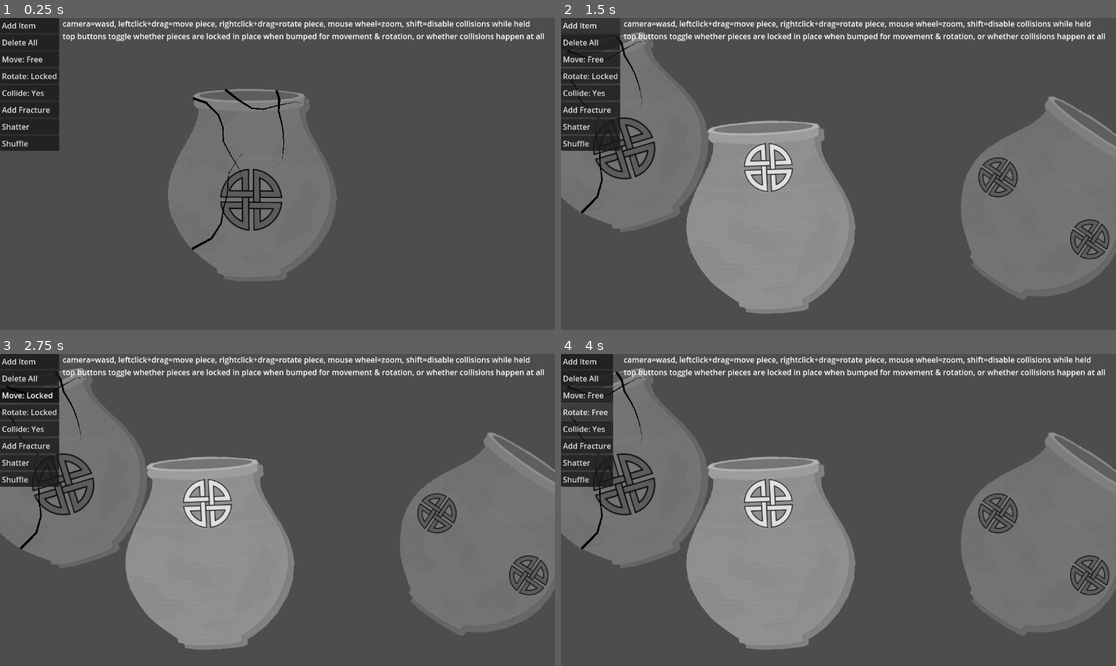
Above: before the commit, frames 1-4 (two rows, left to right).
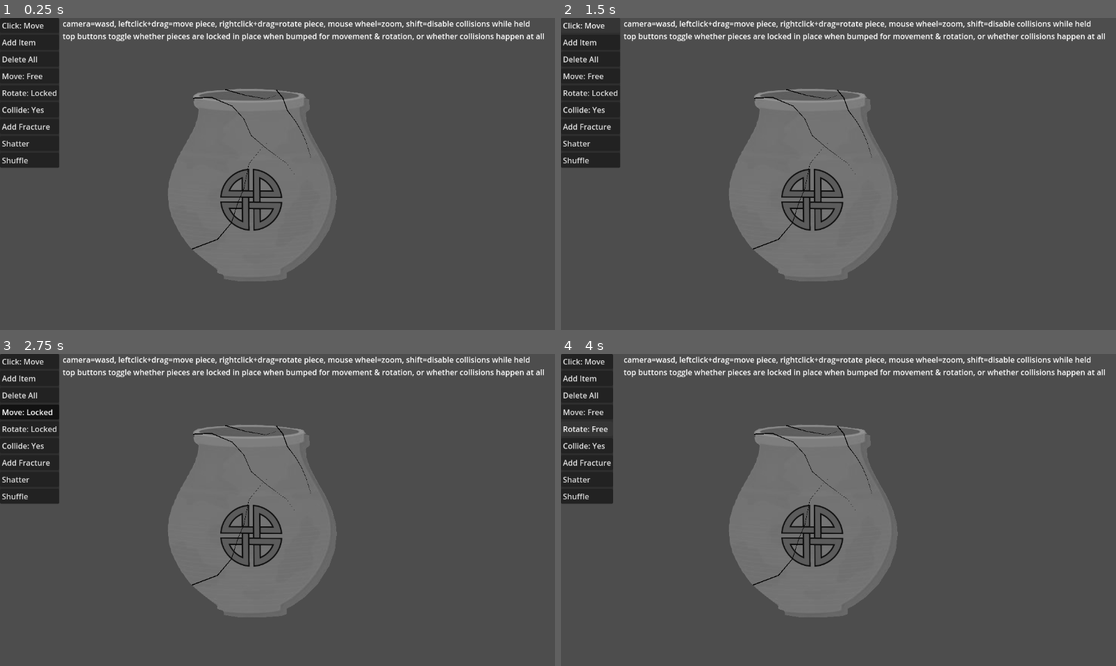
Above: after the commit, the same moments.

Repository: feyrkh/Exploratory
Game: Godot game, scene res://CleaningTable.tscn
Same seed, same stepped clock (60 frames per second), same inputs: the game is played once before the commit and once after it.
Inputs (mouse positions are in pixels of both pictures, inside the frame that each line leads up to):
- Up to frame 1 (0.25 s): no input
- Up to frame 2 (1.5 s): click (588, 24) at 0.5 s, where only the run after the commit has a clickable "Click: Move"; click (588, 24) at 1.25 s, where only the run after the commit has a clickable "Click: Glue"
- Up to frame 3 (2.75 s): click "Move: Free" at 2 s
- Up to frame 4 (4 s): click "Move: Locked" at 2.75 s; click "Rotate: Locked" at 3.5 s

The runs differ from the first frame. In frame 1, 1.7% of the frame differs, in the area x 0-57%, y 1-75%; in frame 2, 40%; in frame 3, 40%; in frame 4, 40%, in the area x 0-100%, y 1-95%.

Commit message:
Start of gluing thing together

Diff:
--- a/ArcheologyItem.gd
+++ b/ArcheologyItem.gd
@@ -15,7 +15,6 @@
 var reset_position = null
 
 const TOO_SMALL_POLYGON_AREA := 35
-const BREAK_WIDTH := 0.05
 
 # Length of all the edges in pixels, used for picking random spots on the edge
 var total_edge_length:float = 0
@@ -140,6 +139,10 @@
 	return collision.polygon[0]
 
 func _unhandled_input(event):
+	match Global.click_mode:
+		Global.ClickMode.move: handle_move_input(event)
+
+func handle_move_input(event):
 	if event is InputEventMouseButton:
 		#print("Clicked: ", event)
 		if hover_idx >= 0:
@@ -195,41 +198,16 @@
 		var desired_motion = drag_start_item - global_position + target_pos - drag_start_mouse
 		state.linear_velocity = desired_motion * 25
 	if target_rot != null:
-		#var direction
-		#if (global_rotation <= target_rot) and (target_rot - global_rotation < PI):
-		#	direction = 1
-		#elif (target_rot <= global_rotation) and (global_rotation - target_rot < PI):
-		#	direction = -1
-		#elif (global_rotation <= target_rot) and (target_rot - global_rotation < PI):
-		#	direction = -1
-		#elif (target_rot <= global_rotation) and (global_rotation - target_rot < PI):
-		#	direction = 1
-		#else:
-		#	direction = target_rot - global_rotation
-		#var actual_rot = rotate_start_item - global_rotation
-		#print("target: ", rad_to_deg(target_rot), ", actual: ", rad_to_deg(actual_rot))
-		#if target_rot < global_rotation:
-			#angular_velocity = -abs(target_rot - global_rotation) * 5
-			##print("Rot neg, ", global_rotation, " to ", target_rot)
-		#elif target_rot > global_rotation:
-			#angular_velocity = abs(target_rot - global_rotation) * 5
-			##print("Rot pos, ", global_rotation, " to ", target_rot)
-		#else:
-			#print("Reached position? ", global_rotation, " vs ", target_rot)		var item_center = to_global(center_of_mass)
 		var item_center = to_global(center_of_mass)
 		var mouse_cursor = get_global_mouse_position()
 		var angle_from_item_to_mouse = item_center.angle_to_point(mouse_cursor)
 		var offset_from_original_angle = angle_from_item_to_mouse - rotate_start_mouse
 		var distance_already_rotated = global_rotation - rotate_start_item
 		var distance_to_rotate = offset_from_original_angle - distance_already_rotated
-		#state.transform.origin += item_center - rotate_start_item_com_position
-		#rotate_start_item_com_position = to_global(center_of_mass)
 		if distance_to_rotate >= PI:
 			distance_to_rotate -= 2*PI
 		elif distance_to_rotate <= -PI:
 			distance_to_rotate += 2*PI
-		#print("item_center=%s, mouse_cursor=%s, angle_from_item_to_mouse=%s, offset_from_original_angle=%s, distance_already_rotated=%s, distance_to_rotate=%s" %
-		#[item_center, mouse_cursor, rad_to_deg(angle_from_item_to_mouse), rad_to_deg(offset_from_original_angle), rad_to_deg(distance_already_rotated), rad_to_deg(distance_to_rotate)])
 		target_rot = distance_to_rotate
 		while target_rot > PI:
 			target_rot -= PI
@@ -331,7 +309,7 @@
 	# expand our break path
 	# this doesn't work like I want it to, gonna write my own
 	#var break_poly := Geometry2D.offset_polyline(PackedVector2Array(break_path), 5, Geometry2D.JOIN_MITER, Geometry2D.END_JOINED)
-	var break_poly = MyGeom.inflate_polyline(break_path, BREAK_WIDTH)
+	var break_poly = MyGeom.inflate_polyline(break_path, Global.shatter_width)
 	# intersect our break path with our existing polygon
 	var clipped_polygons = Geometry2D.clip_polygons(collision.polygon, break_poly)
 	for poly in clipped_polygons:
@@ -353,155 +331,6 @@
 	refresh_polygon()
 	shattering_in_progress = true
 
-func try_shatter_old():
-	var pts := polygon.polygon
-	var cur_edge_start := pts[0]
-	var cur_edge_end := cur_edge_start
-	var fragment_edge_idx_start
-	var fragment_edge_offset_start
-	var fragment_edge_idx_end
-	var fragment_edge_offset_end
-	var scar_intersection
-	var first_scar
-	var second_scar
-	var scar1_from_end:bool
-	var scar2_from_end:bool
-	var covered_scar1_pts
-	var covered_scar2_pts
-
-	# Loop over all edges
-	var edge_count = pts.size()
-	for i in range(edge_count):
-		if scar_intersection != null: break
-		cur_edge_start = pts[i]
-		cur_edge_end = pts[(i+1) % edge_count]
-		# If the current edge intersects with any of the edges on any scar, this might be the start of a fragment
-		for scar in scars.get_children():
-			if scar_intersection != null: break
-			var intersections = scar.get_edge_intersections(cur_edge_start, cur_edge_end)
-			var intersections2
-			if intersections == null:
-				continue
-			if intersections.size() == 3:
-				print("Found a scar that intersects with the same edge twice: ", intersections)
-				first_scar = scar
-				print("Skipping for now")
-				continue
-			if intersections.size() == 2:
-				print("Found a scar that intersects with this edge ", i, " at ", intersections)
-				scar1_from_end = intersections[-1] == "end"
-				first_scar = scar
-				# one end of the scar touches the current edge of this item
-				# check all the edges starting with the current one, looking for other scars that intersect with this one
-				# We know we don't have to check any previous edges, because they would have caught this one
-				for j in range(i, edge_count):
-					if scar_intersection != null: break
-					for scar2 in scars.get_children():
-						if scar_intersection != null: break
-						var later_edge_start := pts[j]
-						var later_edge_end := pts[(j+1)%edge_count]
-						intersections2 = scar2.get_edge_intersections(later_edge_start, later_edge_end)
-						if intersections2 == null:
-							# the current scar2 doesn't intersect with this edge2, so try the next scar2
-							continue
-						if intersections2.size() == 2:
-							scar2_from_end = intersections2[-1] == "end"
-							# We have a scar2 that intersects with this edge, now check if it intersects with the first scar
-							# but skip it if this intersection is the same as the previous intersection
-							if intersections[0].distance_to(intersections2[0]) < 0.5:
-								print("Found an intersecting scar, but it looks like it's the same as the first one, skipping")
-								continue
-							print("Found a second intersecting scar, ", scar2, " at edge ", j, ", checking if it intersects with ", scar)
-							second_scar = scar2
-							scar_intersection = scar.intersect_scar(scar2, scar1_from_end, scar2_from_end)
-							if scar_intersection != null:
-								covered_scar1_pts = scar_intersection[1]
-								covered_scar2_pts = scar_intersection[2]
-								scar_intersection = scar_intersection[0]
-								print("Found an intersection with another scar at edge ", j, " with coords ", scar_intersection)
-								# if the scars intersect, then we have a fragment
-								fragment_edge_idx_start = i
-								fragment_edge_offset_start = intersections[0]
-								fragment_edge_idx_end = j
-								fragment_edge_offset_end = intersections2[0]
-								break
-						elif intersections2.size() == 3:
-							second_scar = scar2
-							scar_intersection = scar.intersect_scar(scar2, intersections[-1] == "end", intersections2[-1] == "end")
-							if scar_intersection != null:
-								covered_scar1_pts = scar_intersection[1]
-								covered_scar2_pts = scar_intersection[2]
-								scar_intersection = scar_intersection[0]
-								print("Found an intersection with another scar at edge ", j, " with coords ", scar_intersection)
-								# if the scars intersect, then we have a fragment
-								fragment_edge_idx_start = i
-								fragment_edge_offset_start = intersections[0]
-								fragment_edge_idx_end = j
-								fragment_edge_offset_end = intersections2[0]
-								break
-
-	if scar_intersection != null:
-		print("Found a scar intersection: ", scar_intersection)
-		# We found two scars that intersect, and the fragment_edge* fields should be set to point to the start and end
-		# endpoints around the edge of the current item, while the scar_intersection represents the internal points.
-		# From the POV of the original item, the internal points are in clockwise order, while from the POV of the new
-		# fragment they are in counterclockwise order, so we should reverse them when constructing the edge of the new
-		# fragment.
-		var my_new_polygon = []
-		var other_new_polygon = []
-		var working_on_original = true
-
-		# We need to delete the points that will disappear when the break is made
-		# The first element of scar_intersection is the edge endpoint the first scar
-		# The last element of scar_intersection is the edge endpoint of the second scar
-		first_scar.remove_line_segments(covered_scar1_pts, scar1_from_end)
-		second_scar.remove_line_segments(covered_scar2_pts, scar2_from_end)
-		#if !scar1_from_end:
-			## remove from the front
-			#while scar_intersection[0].distance_squared_to(first_scar.line.points[0]) >= 1:
-				#first_scar.line.points.remove_at(0)
-		#else:
-			## remove from the back
-			#while scar_intersection[0].distance_squared_to(first_scar.line.points[-1]) >= 1:
-				#first_scar.line.points.remove_at(-1)
-		#if !scar2_from_end:
-			## remove from the front
-			#while scar_intersection[-1].distance_squared_to(second_scar.line.points[0]) >= 1:
-				#second_scar.line.points.remove_at(0)
-		#else:
-			## remove from the back
-			#while scar_intersection[-1].distance_squared_to(second_scar.line.points[-1]) >= 1:
-				#second_scar.line.points.remove_at(-1)
-
-		working_on_original = true
-		for i in range(collision.polygon.size()):
-			if working_on_original:
-				if i == (fragment_edge_idx_start+1)%edge_count:
-					# We've reached the start of the fragment, append the internal fracture points, then continue accumulating edge
-					# points on the new polygon until we reach the endpoint
-					working_on_original = false
-					for pt in scar_intersection:
-						my_new_polygon.append(pt)
-						print("Orig (s): ", pt)
-				else:
-					my_new_polygon.append(collision.polygon[i])
-					print("Orig (o): ", collision.polygon[i])
-			if !working_on_original:
-				other_new_polygon.append(collision.polygon[i])
-				print("New (o): ", collision.polygon[i])
-				if i == fragment_edge_idx_end:
-					working_on_original = true
-					scar_intersection.reverse()
-					for pt in scar_intersection:
-						other_new_polygon.append(pt)
-						print("New (s): ", pt)
-		collision.polygon = my_new_polygon
-		clone(other_new_polygon)
-		shattering_in_progress = true
-		refresh_polygon()
-	else:
-		print("No scar intersections")
-
 func random_scar():
 	#var start_pos_idx = randi_range(0, collision.polygon.size() - 2)
 	#var start_pos = collision.polygon[start_pos_idx] + randf_range(0, 1) * (collision.polygon[(start_pos_idx+1)%collision.polygon.size()] - collision.polygon[start_pos_idx])
@@ -509,7 +338,7 @@
 	var end_pos = center
 	var len = start_pos.distance_to(end_pos)
 	#scar.generate_scar(collision.polygon, start_pos, randf_range(len/2, len*2), start_angle, 0, 1.0, 1.0)
-	specific_scar(start_pos, end_pos + Vector2.ONE.rotated(deg_to_rad(randf_range(0, 360))) * randf_range(len/3, len/2), PI/6, 0.1, 0.2)
+	specific_scar(start_pos, end_pos + Vector2.ONE.rotated(deg_to_rad(randf_range(0, 360))) * randf_range(len/2, len), PI/6, 0.1, 0.2)
 
 func specific_scar(start_pos:Vector2, end_pos:Vector2, max_deviation:float=0, min_segment_len:float=1.0, max_segment_len:float=1.0):
 	var start_angle = start_pos.angle_to_point(end_pos)
@@ -554,3 +383,30 @@
 		line.points = path_part
 		edge.add_child(line)
 		shard_edges.add_child(edge)
+
+func glue(other:ArcheologyItem):
+	for child in other.get_children():
+		if child is Polygon2D or child is CollisionPolygon2D:
+			var child_pos = child.global_position
+			var child_rot = child.global_rotation
+			other.remove_child(child)
+			add_child(child)
+			child.global_position = child_pos
+			child.global_rotation = child_rot
+		elif child.name == "ShardEdges":
+			for edge in child.get_children():
+				var edge_pos = edge.global_position
+				var edge_rot = edge.global_rotation
+				child.remove_child(edge)
+				shard_edges.add_child(edge)
+				edge.global_position = edge_pos
+				edge.global_rotation = edge_rot
+		elif child.name == "Scars":
+			for scar in child.get_children():
+				var scar_pos = scar.global_position
+				var scar_rot = scar.global_rotation
+				child.remove_child(scar)
+				scars.add_child(scar)
+				scar.global_position = scar_pos
+				scar.global_rotation = scar_rot
+	other.queue_free()
--- a/CleaningTable.gd
+++ b/CleaningTable.gd
@@ -2,6 +2,7 @@
 const CAMERA_MOVE_SPEED := 10
 const ZOOM_INCREMENT := Vector2(0.1, 0.1)
 @onready var camera:Camera2D = find_child("Camera2D")
+@onready var cursor_area:CursorArea = find_child("CursorArea")
 var collision_temp_disabled = false
 
 func _process(_delta):
@@ -10,6 +11,23 @@
 		camera.position += movement * CAMERA_MOVE_SPEED / camera.zoom.x
 
 func _unhandled_input(event):
+	handle_camera_input(event)
+	match Global.click_mode:
+		Global.ClickMode.move: handle_move_input(event)
+		Global.ClickMode.glue: handle_glue_input(event)
+
+func handle_glue_input(event):
+	if event.is_action_pressed("drag_start"):
+		# find all pieces under the cursor and glue them together
+		var pieces = cursor_area.get_overlaps()
+		if pieces.size() > 1:
+			print("Gluing ", pieces.size(), " pieces together")
+			var main_piece = pieces[0]
+			for i in range(1, pieces.size()):
+				main_piece.glue(pieces[i])
+
+
+func handle_camera_input(event):
 	if event.is_action("zoom_in"):
 		camera.zoom += ZOOM_INCREMENT
 		if camera.zoom.x > 4.0:
@@ -20,7 +38,9 @@
 		if camera.zoom.x < 0.2:
 			camera.zoom = Vector2(0.2, 0.2)
 		get_viewport().set_input_as_handled()
-	elif Global.collide == true and event.is_action_pressed("disable_collision"):
+
+func handle_move_input(event):
+	if Global.collide == true and event.is_action_pressed("disable_collision"):
 		print("Disabling collision ", self)
 		Global.collide = false
 		collision_temp_disabled = true
@@ -102,6 +122,11 @@
 		find_child("LockRotateButton").text = "Rotate: Locked"
 	else:
 		find_child("LockRotateButton").text = "Rotate: Free"
+	match Global.click_mode:
+		Global.ClickMode.move:
+			find_child("ClickModeButton").text = "Click: Move"
+		Global.ClickMode.glue:
+			find_child("ClickModeButton").text = "Click: Glue"
 
 
 func _on_add_fracture_button_pressed():
@@ -155,3 +180,13 @@
 func _on_delete_all_button_pressed():
 	for child in $Pieces.get_children():
 		child.queue_free()
+
+func _on_click_mode_pressed():
+	match Global.click_mode:
+		Global.ClickMode.move:
+			Global.click_mode = Global.ClickMode.glue
+		Global.ClickMode.glue:
+			Global.click_mode = Global.ClickMode.move
+		_:
+			Global.click_mode = Global.ClickMode.move
+	update_button_text()
--- a/CleaningTable.tscn
+++ b/CleaningTable.tscn
@@ -1,6 +1,10 @@
-[gd_scene load_steps=2 format=3 uid="uid://dsqjk8ggv547x"]
+[gd_scene load_steps=4 format=3 uid="uid://dsqjk8ggv547x"]
 
 [ext_resource type="Script" path="res://CleaningTable.gd" id="1_avayf"]
+[ext_resource type="Script" path="res://CursorArea.gd" id="2_018s2"]
+
+[sub_resource type="CircleShape2D" id="CircleShape2D_tahv2"]
+radius = 15.0
 
 [node name="CleaningTable" type="Node2D"]
 script = ExtResource("1_avayf")
@@ -20,6 +24,13 @@
 
 [node name="HBoxContainer" type="VBoxContainer" parent="CanvasLayer/PanelContainer"]
 layout_mode = 2
+
+[node name="ClickModeButton" type="Button" parent="CanvasLayer/PanelContainer/HBoxContainer"]
+layout_mode = 2
+focus_mode = 0
+text = "Mode: Move
+"
+alignment = 0
 
 [node name="AddNewButton" type="Button" parent="CanvasLayer/PanelContainer/HBoxContainer"]
 layout_mode = 2
@@ -79,6 +90,17 @@
 text = "camera=wasd, leftclick+drag=move piece, rightclick+drag=rotate piece, mouse wheel=zoom, shift=disable collisions while held
 top buttons toggle whether pieces are locked in place when bumped for movement & rotation, or whether collisions happen at all"
 
+[node name="CursorArea" type="Area2D" parent="."]
+collision_layer = 0
+collision_mask = 2
+input_pickable = false
+monitorable = false
+script = ExtResource("2_018s2")
+
+[node name="CollisionShape2D" type="CollisionShape2D" parent="CursorArea"]
+shape = SubResource("CircleShape2D_tahv2")
+
+[connection signal="pressed" from="CanvasLayer/PanelContainer/HBoxContainer/ClickModeButton" to="." method="_on_click_mode_pressed"]
 [connection signal="pressed" from="CanvasLayer/PanelContainer/HBoxContainer/AddNewButton" to="." method="_on_add_new_button_pressed"]
 [connection signal="pressed" from="CanvasLayer/PanelContainer/HBoxContainer/DeleteAllButton" to="." method="_on_delete_all_button_pressed"]
 [connection signal="pressed" from="CanvasLayer/PanelContainer/HBoxContainer/FreezeButton" to="." method="_on_freeze_button_pressed"]
--- /dev/null
+++ b/CursorArea.gd
@@ -0,0 +1,9 @@
+extends Area2D
+class_name CursorArea
+
+func _process(delta):
+	global_position = get_global_mouse_position()
+
+func get_overlaps() -> Array[Node2D]:
+	return get_overlapping_bodies()
+	#return overlapping_bodies.keys()
--- a/Global.gd
+++ b/Global.gd
@@ -1,4 +1,6 @@
 extends Node
+
+var shatter_width = 1
 
 var lock_rotation = true:
 	set(val):
@@ -17,3 +19,12 @@
 		print("Toggling collide to ", val)
 		collide = val
 		get_tree().call_group("archeology", "global_collide", val)
+
+enum ClickMode {move, glue}
+var click_mode = ClickMode.move:
+	set(val):
+		click_mode = val
+		match click_mode:
+			ClickMode.move: Input.set_custom_mouse_cursor(null)
+			ClickMode.glue: Input.set_custom_mouse_cursor(load("res://art/cursor/glue.png"), Input.CURSOR_ARROW, Vector2(15, 15))
+			_: Input.set_custom_mouse_cursor(null)
--- a/ItemScarLine.tscn
+++ b/ItemScarLine.tscn
@@ -6,6 +6,6 @@
 
 [node name="ItemScarLine" type="Line2D"]
 points = PackedVector2Array(-218, 84, -88, 37, -59, -17, 41, -97, 185, 12, 215, 11)
-width = 5.0
+width = 2.0
 width_curve = SubResource("Curve_q3kjk")
 default_color = Color(0, 0, 0, 1)
--- a/ItemShardEdgeLine.tscn
+++ b/ItemShardEdgeLine.tscn
@@ -8,7 +8,6 @@
 point_count = 3
 
 [node name="Line2D" type="Line2D"]
-width = 15.0
 width_curve = SubResource("Curve_l5ar3")
 default_color = Color(0.454902, 0.192157, 0.137255, 1)
 texture = ExtResource("1_a0b8r")
Binary file added: art/cursor/glue.png
Not shown, added: art/cursor/glue.png.import
